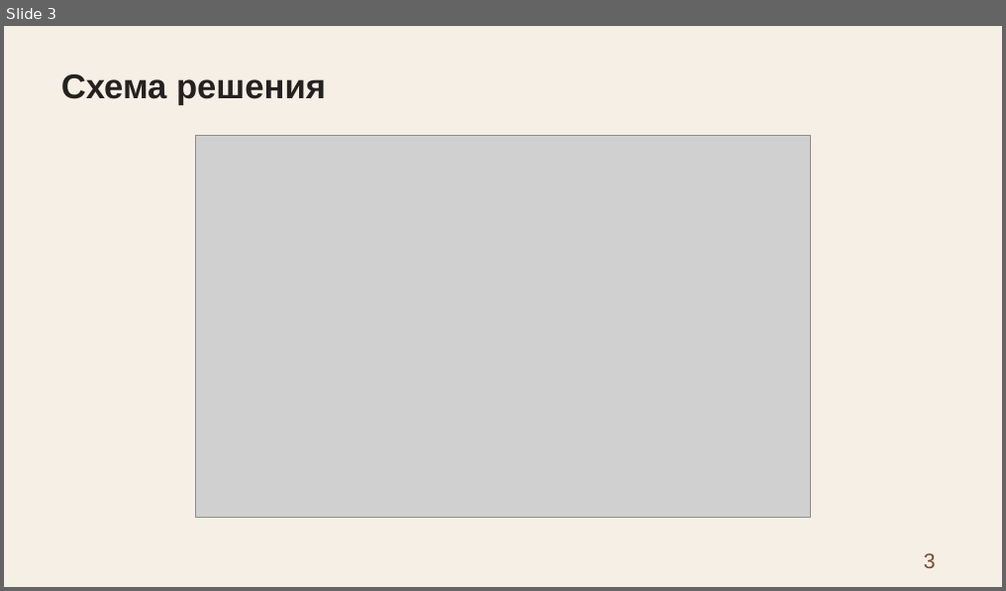
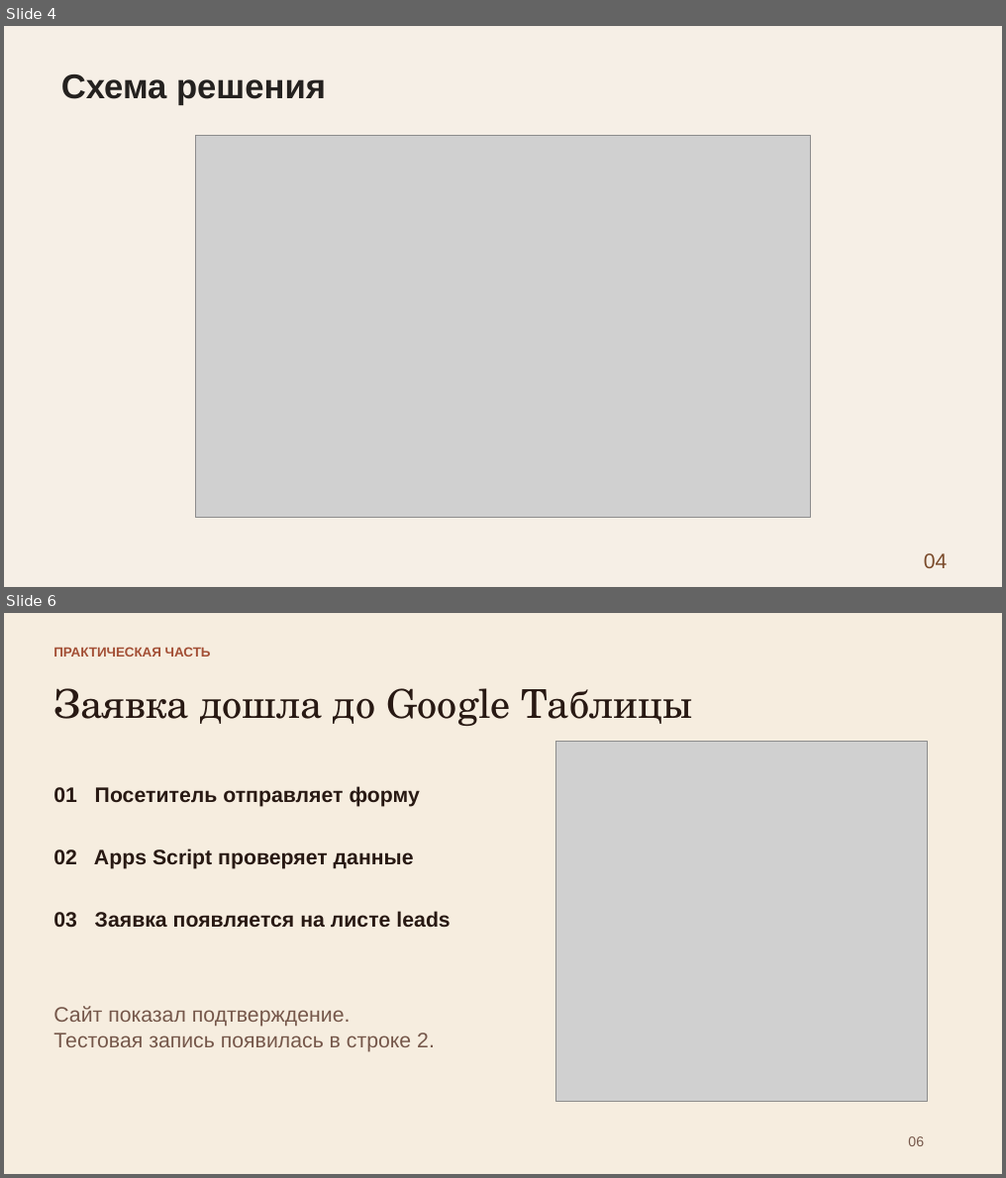
Before and after one commit to 4youmans/funnel-project, a slide deck: kursovaya_rabota/zerno7/presentation/zashchita.pptx. Shown one above the other, each under a label of ours: slide 3 before the commit, slides 4 and 6 after it; the slides between them are not shown. The pictures are 1006x591 and 1006x1178 pixels, drawn with LibreOffice and Linux fonts; fonts in the diff are those of the drawing; grey boxes stand for pictures. Boxes give left, top, right and bottom in pixels: in the first picture for what was removed or moved away, otherwise in the second. Text is boxed around its words. In the diff, an @@ line names an element or a change of style, - is before the commit and + after.

```diff
--- a/kursovaya_rabota/zerno7/presentation/zashchita.pptx
+++ b/kursovaya_rabota/zerno7/presentation/zashchita.pptx
@@ slide 6 added at <box>4,613,1002,1174</box>, background #F6EDDF @@
@@ text added at <box>54,647,211,657</box>, 12.8 pt, text #A34F35, bold @@
+ПРАКТИЧЕСКАЯ ЧАСТЬ
@@ text added at <box>54,688,693,726</box>, 38.2 pt, text #281913 @@
+Заявка дошла до Google Таблицы
@@ picture added at <box>555,741,927,1101</box> @@
@@ text added at <box>54,786,420,807</box>, 20.2 pt, text #281913, bold @@
+01 Посетитель отправляет форму
@@ text added at <box>54,849,414,869</box>, 20.2 pt, text #281913, bold @@
+02 Apps Script проверяет данные
@@ text added at <box>54,911,450,928</box>, 20.2 pt, text #281913, bold @@
+03 Заявка появляется на листе leads
@@ text added at <box>54,1006,435,1053</box>, 20.2 pt, text #75574A @@
+Сайт показал подтверждение.
+Тестовая запись появилась в строке 2.
@@ text added at <box>908,1137,924,1147</box>, 13.5 pt, text #75574A @@
+06
@@ what was slide 3 is now slide 4 @@
@@ slide 4 changed as well @@
@@ text at <box>924,554,947,569</box>: text changed @@
-3
+04
```
Also in this commit, not shown: 2 other slides changed, 10 other slides added, 9 slides removed, 1 other file.
